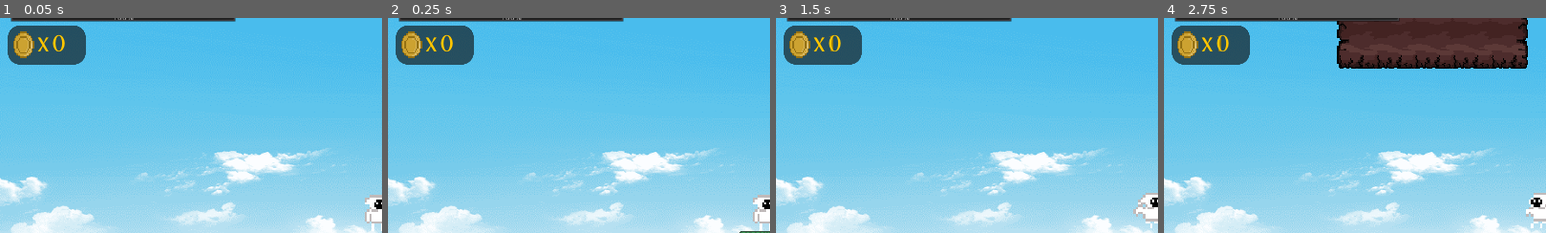
Above: before the commit, frames 1-4 (left to right).
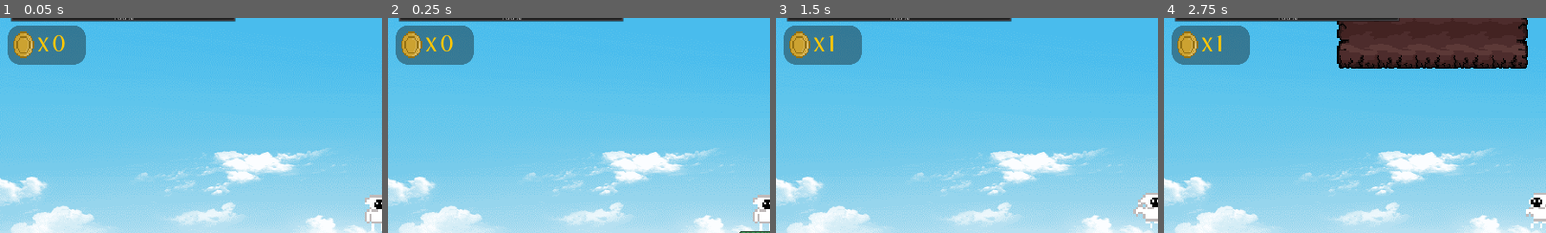
Above: after the commit, the same moments.

Repository: Tears89/Godot2d
Game: Godot game, scene res://Worlds/World_02.tscn
Same seed, same stepped clock (60 frames per second), same inputs: the game is played once before the commit and once after it. This scene is started directly instead of the project's main scene.
Inputs:
- Up to frame 1 (0.05 s): no input
- Up to frame 2 (0.25 s): no input
- Up to frame 3 (1.5 s): tap Enter at 0.5 s; hold D (Move_Right) from 0.53 s (still down); tap W (Jump) at 0.77 s
- Up to frame 4 (2.75 s): tap W (Jump) at 1.52 s; release D (Move_Right) at 2.03 s; hold A (Move_Left) from 2.03 s (still down)
The pictures show only the part of the screen within x 1-51%, y 5-55%; the shares and areas given below are measured in that part.

The runs differ from the first frame. In frame 1, 3.0% of the frame differs, in the area x 2-23%, y 3-22%; in frame 2, 3.0%; in frame 3, 3.0%; in frame 4, 3.0%.

Commit message:
Исправил ошибку: E 0:00:04.455   emit_signal: Error calling method from signal 'body_entered': 'KinematicBody2D(enemy.gd)::_on_body_entered': Method not found..   <Исходный код C++>core/object.cpp:1242 @ emit_signal()

Diff:
--- a/Script/enemy.gd
+++ b/Script/enemy.gd
@@ -36,8 +36,8 @@
 #			body.ApplyDmg(DAMAGE_AMOUNT*delta)
 #		pass
 
-#func _on_body_entered(body):
-#	if body.is_in_group("Player"):
-#		body.ApplyDmg(DAMAGE_AMOUNT*5)
-#		pass
-#	pass
+func _on_body_entered(body):
+	if body.is_in_group("Player"):
+		body.ApplyDmg(DAMAGE_AMOUNT*5)
+		pass
+	pass
--- a/Worlds/World_02.tscn
+++ b/Worlds/World_02.tscn
@@ -1,28 +1,10 @@
-[gd_scene load_steps=12 format=2]
+[gd_scene load_steps=6 format=2]
 
 [ext_resource path="res://Tailsets/TileSet_01.tres" type="TileSet" id=1]
 [ext_resource path="res://Preabs/Player.tscn" type="PackedScene" id=2]
 [ext_resource path="res://Preabs/Coin.tscn" type="PackedScene" id=3]
 [ext_resource path="res://Preabs/Ship.tscn" type="PackedScene" id=4]
-[ext_resource path="res://AubreyPro.otf" type="DynamicFontData" id=5]
-[ext_resource path="res://Graphics/Coin/Coin-1.png.png" type="Texture" id=6]
-[ext_resource path="res://Script/HUD.gd" type="Script" id=7]
 [ext_resource path="res://Preabs/enemy.tscn" type="PackedScene" id=8]
-
-[sub_resource type="StyleBoxFlat" id=1]
-bg_color = Color( 0.0509804, 0.0509804, 0.0509804, 0.392157 )
-corner_radius_top_left = 20
-corner_radius_top_right = 20
-corner_radius_bottom_right = 20
-corner_radius_bottom_left = 20
-
-[sub_resource type="DynamicFont" id=2]
-size = 40
-font_data = ExtResource( 5 )
-
-[sub_resource type="DynamicFont" id=3]
-size = 40
-font_data = ExtResource( 5 )
 
 [node name="World_01" type="Node2D"]
 
@@ -37,46 +19,6 @@
 [node name="Player" parent="TileMap" instance=ExtResource( 2 )]
 position = Vector2( 22, 236.5 )
 
-[node name="HUD" type="CanvasLayer" parent="."]
-offset = Vector2( -400, -200 )
-transform = Transform2D( 1, 0, 0, 1, -400, -200 )
-script = ExtResource( 7 )
-
-[node name="Panel" type="Panel" parent="HUD"]
-margin_left = 423.0
-margin_top = 248.0
-margin_right = 553.0
-margin_bottom = 313.0
-custom_styles/panel = SubResource( 1 )
-
-[node name="TextureRect" type="TextureRect" parent="HUD"]
-margin_left = 423.0
-margin_top = 248.0
-margin_right = 475.0
-margin_bottom = 313.0
-texture = ExtResource( 6 )
-expand = true
-
-[node name="X" type="Label" parent="HUD"]
-margin_left = 472.0
-margin_top = 256.0
-margin_right = 492.0
-margin_bottom = 300.0
-custom_colors/font_color = Color( 1, 0.784314, 0.0156863, 1 )
-custom_fonts/font = SubResource( 2 )
-text = "x"
-valign = 1
-
-[node name="Coins" type="Label" parent="HUD"]
-margin_left = 496.0
-margin_top = 256.0
-margin_right = 538.0
-margin_bottom = 300.0
-custom_colors/font_color = Color( 1, 0.784314, 0.0156863, 1 )
-custom_fonts/font = SubResource( 3 )
-text = "##"
-valign = 1
-
 [node name="coins" type="Node2D" parent="."]
 
 [node name="Coin" parent="coins" instance=ExtResource( 3 )]
@@ -258,35 +200,3 @@
 
 [node name="enemy" parent="enemy" instance=ExtResource( 8 )]
 position = Vector2( 1429.06, 653.47 )
-
-[connection signal="coin_collected" from="coins/Coin" to="HUD" method="_on_Coin_coin_collected"]
-[connection signal="coin_collected" from="coins/Coin2" to="HUD" method="_on_Coin_coin_collected"]
-[connection signal="coin_collected" from="coins/Coin3" to="HUD" method="_on_Coin_coin_collected"]
-[connection signal="coin_collected" from="coins/Coin4" to="HUD" method="_on_Coin_coin_collected"]
-[connection signal="coin_collected" from="coins/Coin5" to="HUD" method="_on_Coin_coin_collected"]
-[connection signal="coin_collected" from="coins/Coin6" to="HUD" method="_on_Coin_coin_collected"]
-[connection signal="coin_collected" from="coins/Coin7" to="HUD" method="_on_Coin_coin_collected"]
-[connection signal="coin_collected" from="coins/Coin8" to="HUD" method="_on_Coin_coin_collected"]
-[connection signal="coin_collected" from="coins/Coin9" to="HUD" method="_on_Coin_coin_collected"]
-[connection signal="coin_collected" from="coins/Coin10" to="HUD" method="_on_Coin_coin_collected"]
-[connection signal="coin_collected" from="coins/Coin11" to="HUD" method="_on_Coin_coin_collected"]
-[connection signal="coin_collected" from="coins/Coin13" to="HUD" method="_on_Coin_coin_collected"]
-[connection signal="coin_collected" from="coins/Coin14" to="HUD" method="_on_Coin_coin_collected"]
-[connection signal="coin_collected" from="coins/Coin15" to="HUD" method="_on_Coin_coin_collected"]
-[connection signal="coin_collected" from="coins/Coin16" to="HUD" method="_on_Coin_coin_collected"]
-[connection signal="coin_collected" from="coins/Coin17" to="HUD" method="_on_Coin_coin_collected"]
-[connection signal="coin_collected" from="coins/Coin18" to="HUD" method="_on_Coin_coin_collected"]
-[connection signal="coin_collected" from="coins/Coin19" to="HUD" method="_on_Coin_coin_collected"]
-[connection signal="coin_collected" from="coins/Coin20" to="HUD" method="_on_Coin_coin_collected"]
-[connection signal="coin_collected" from="coins/Coin21" to="HUD" method="_on_Coin_coin_collected"]
-[connection signal="coin_collected" from="coins/Coin22" to="HUD" method="_on_Coin_coin_collected"]
-[connection signal="coin_collected" from="coins/Coin23" to="HUD" method="_on_Coin_coin_collected"]
-[connection signal="coin_collected" from="coins/Coin24" to="HUD" method="_on_Coin_coin_collected"]
-[connection signal="coin_collected" from="coins/Coin25" to="HUD" method="_on_Coin_coin_collected"]
-[connection signal="coin_collected" from="coins/Coin26" to="HUD" method="_on_Coin_coin_collected"]
-[connection signal="coin_collected" from="coins/Coin27" to="HUD" method="_on_Coin_coin_collected"]
-[connection signal="coin_collected" from="coins/Coin28" to="HUD" method="_on_Coin_coin_collected"]
-[connection signal="coin_collected" from="coins/Coin29" to="HUD" method="_on_Coin_coin_collected"]
-[connection signal="coin_collected" from="coins/Coin30" to="HUD" method="_on_Coin_coin_collected"]
-[connection signal="coin_collected" from="coins/Coin31" to="HUD" method="_on_Coin_coin_collected"]
-[connection signal="coin_collected" from="coins/Coin12" to="HUD" method="_on_Coin_coin_collected"]
